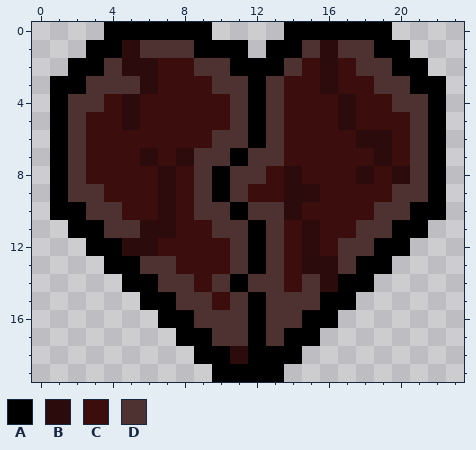
Two states of a pixel-art file, Projetasso/Code Wars 2 - The Offline Server/Sprites e Anim RD/coracao_V2_morto.aseprite. The picture above is the old version.
24x20 pixels, 1 frame.
Palette (. is transparent): A #000000  B #2b0b0b  C #3c0d0d  D #4e3232
Pixels before, first column x 1:
 0 ...AAAAAA....AAAAAA...
 1 ..AABDDDAAA.AADBDDAA..
 2 .AADBBCCDDAAADCBCDDAA.
 3 AADDDBCCCDDADCCBCCDDAA
 4 ADDCBCCCCCDADCCCBCCDDA
 5 ADCCBCCCCCDADCCCBCCCDA
 6 ADCCCCCCCDDADCCCCBBCDA
 7 ADCCCBCBDDADDCCCCCBCDA
 8 ADCCCCBCDADDCBCCCBCBDA
 9 ADDCCCBCDADCCBBCCCCDDA
10 AADDCCBCDDADDBCCCCDDAA
11 .AADDBBCCDDADCBCCDDAA.
12 ..AABBCCCCDADCBCDDAA..
13 ...AADDCCCDADCBBDAA...
14 ....AADDCDADDCDBAA....
15 .....AADDCDADDDAA.....
16 ......AADDDADDAA......
17 .......AADDADAA.......
18 ........AABAAA........
19 .........AAAA.........
After:
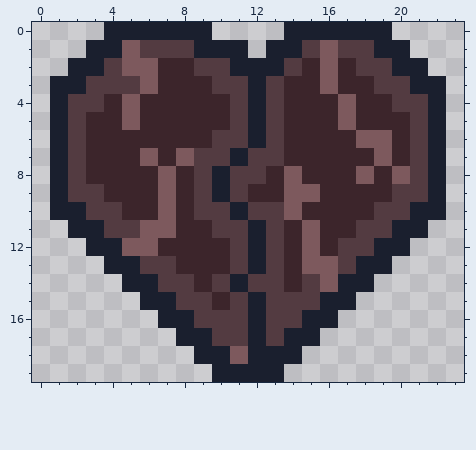
Changes in this commit:
{"colour":"A","old":"#000000","new":"#1a1f2e"}
{"colour":"B","old":"#2b0b0b","new":"#7d595d"}
{"colour":"C","old":"#3c0d0d","new":"#3c252b"}
{"colour":"D","old":"#4e3232","new":"#533b41"}
